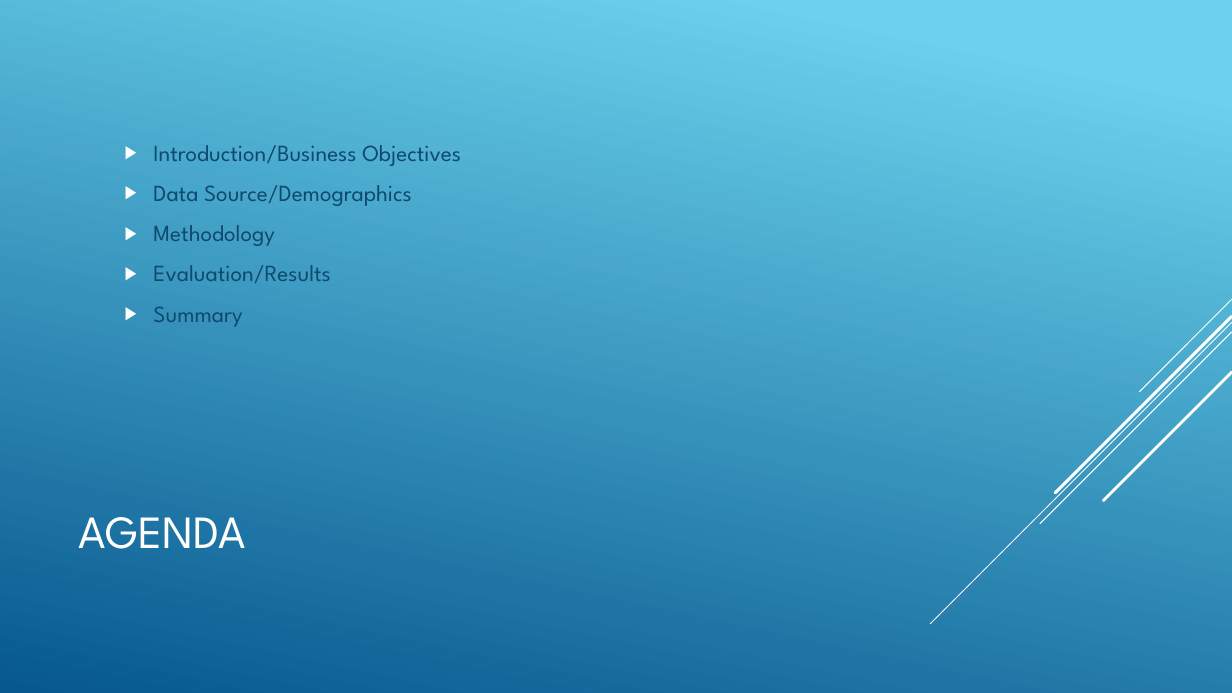
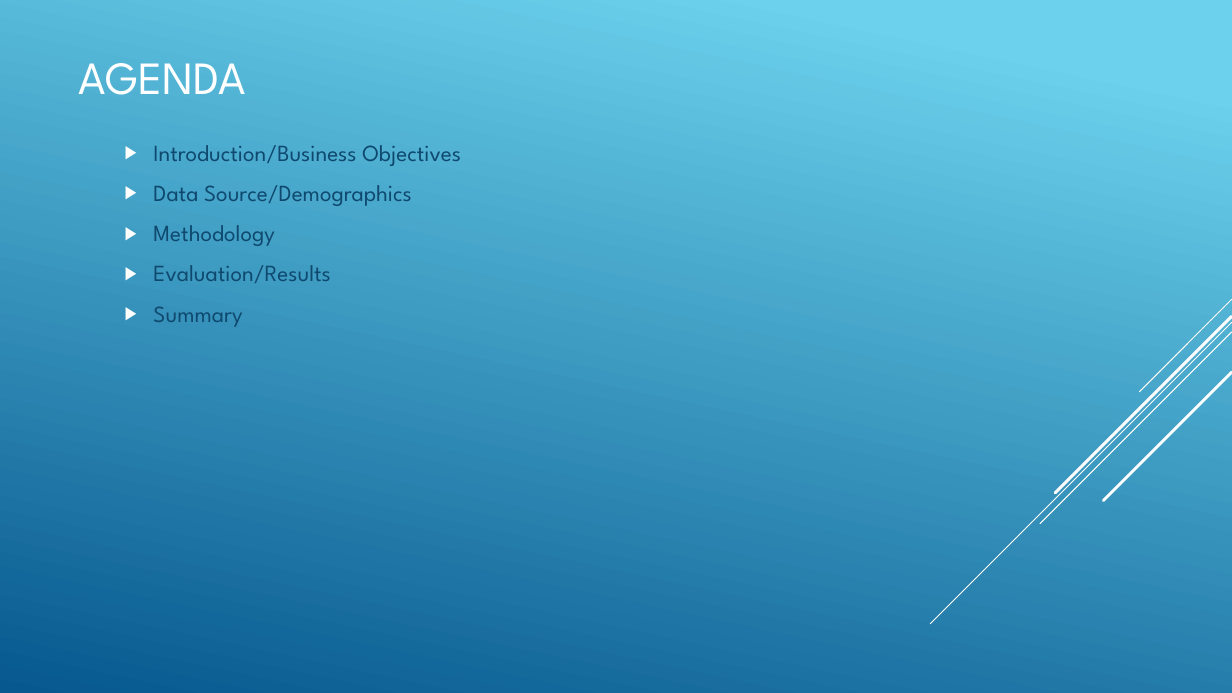
Before and after one commit to R-Chandna/MSDS6306_CaseStudy_2, a slide deck: slide 2 of Attrition_Case_Study_2_pptx_TAJAR_IP.pptx. Drawn at 1232x693 pixels with LibreOffice and Linux fonts; fonts in the diff are those of the drawing. Boxes give left, top, right and bottom in pixels: in the first picture for what was removed or moved away, otherwise in the second. Text is boxed around its words. In the diff, an @@ line names an element or a change of style, - is before the commit and + after.

```diff
--- a/Attrition_Case_Study_2_pptx_TAJAR_IP.pptx
+++ b/Attrition_Case_Study_2_pptx_TAJAR_IP.pptx
@@ title "AGENDA": place and size @@
-title "AGENDA" at bbox=[78, 517, 246, 549]
+title "AGENDA" at bbox=[78, 63, 246, 95]
```
Also in this commit, not shown: 1 other slide changed, 3 slides added, 2 slides removed.
